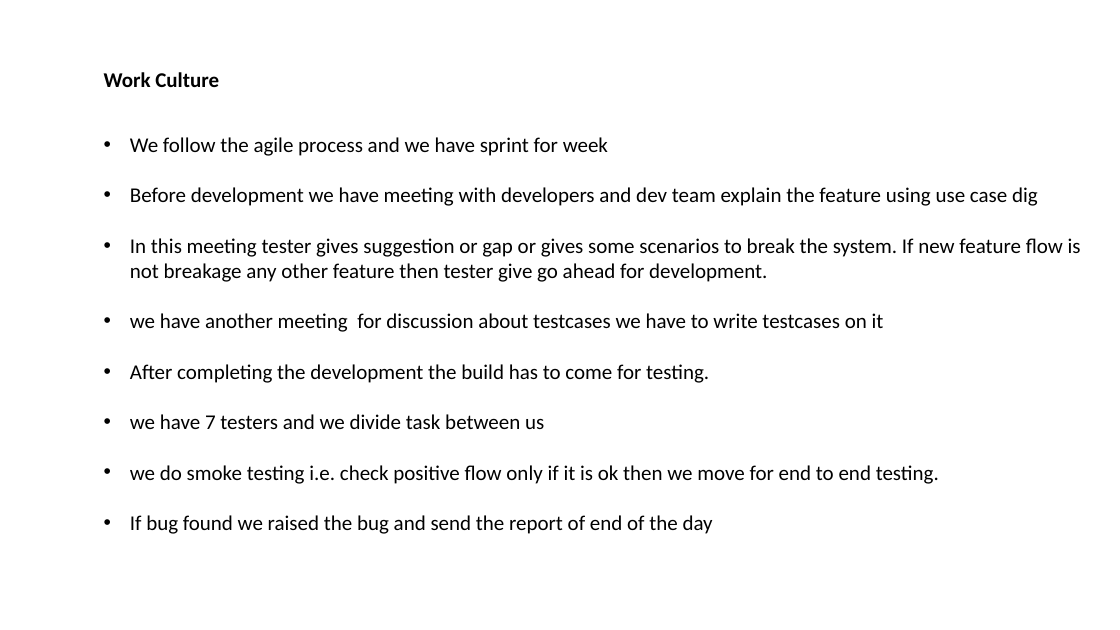
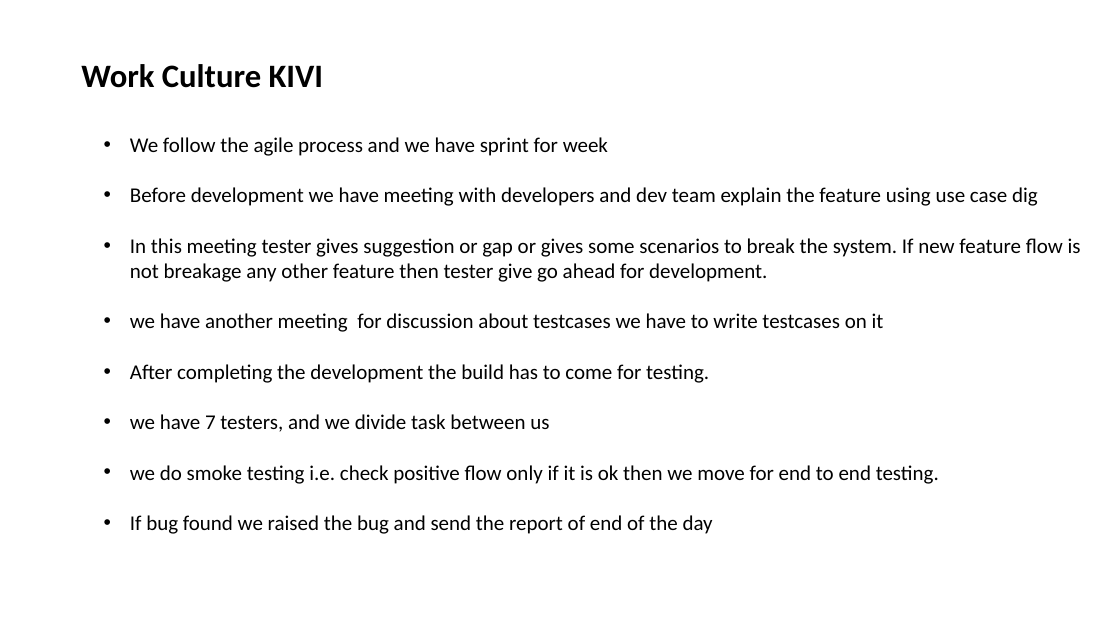
Before and after one commit to rohitb13/images, a slide deck: slide 18 of Combilne_Doc/For_KPIT_IP.pptx (slide 8 before the commit). Drawn at 1120x630 pixels with LibreOffice and Linux fonts; fonts in the diff are those of the drawing. Boxes give left, top, right and bottom in pixels: in the first picture for what was removed or moved away, otherwise in the second. Text is boxed around its words. In the diff, an @@ line names an element or a change of style, - is before the commit and + after.

```diff
--- a/Combilne_Doc/For_KPIT_IP.pptx
+++ b/Combilne_Doc/For_KPIT_IP.pptx
@@ text at (81, 64, 323, 88): text changed; size 18 to 28 pt @@
-Work Culture
+Work Culture KIVI
@@ text at (130, 414, 549, 432): text changed @@
-• we have 7 testers and we divide task between us
+• we have 7 testers, and we divide task between us
```
Also in this commit, not shown: 3 other slides changed, 15 slides added, 4 other files.
